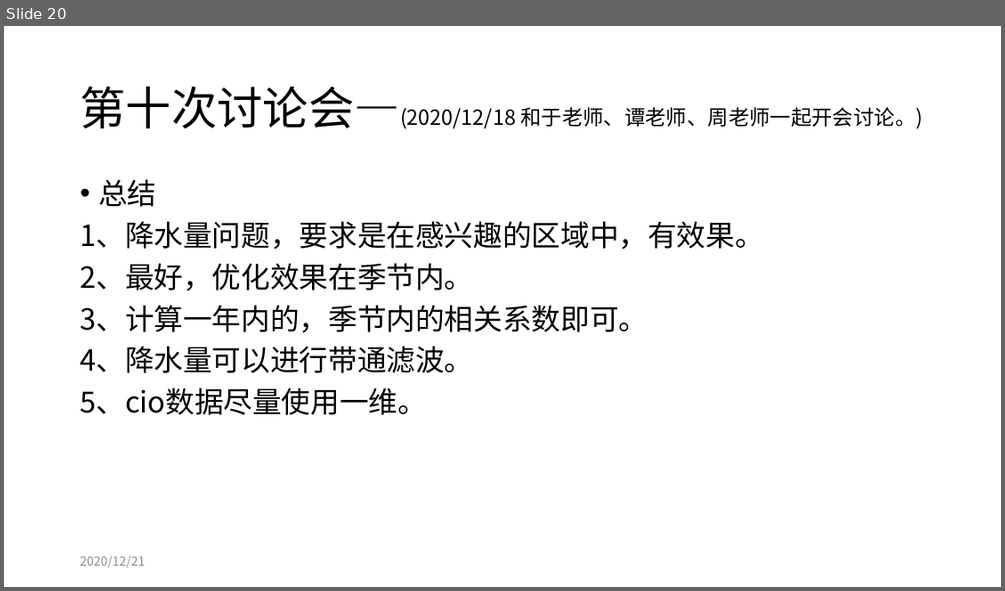
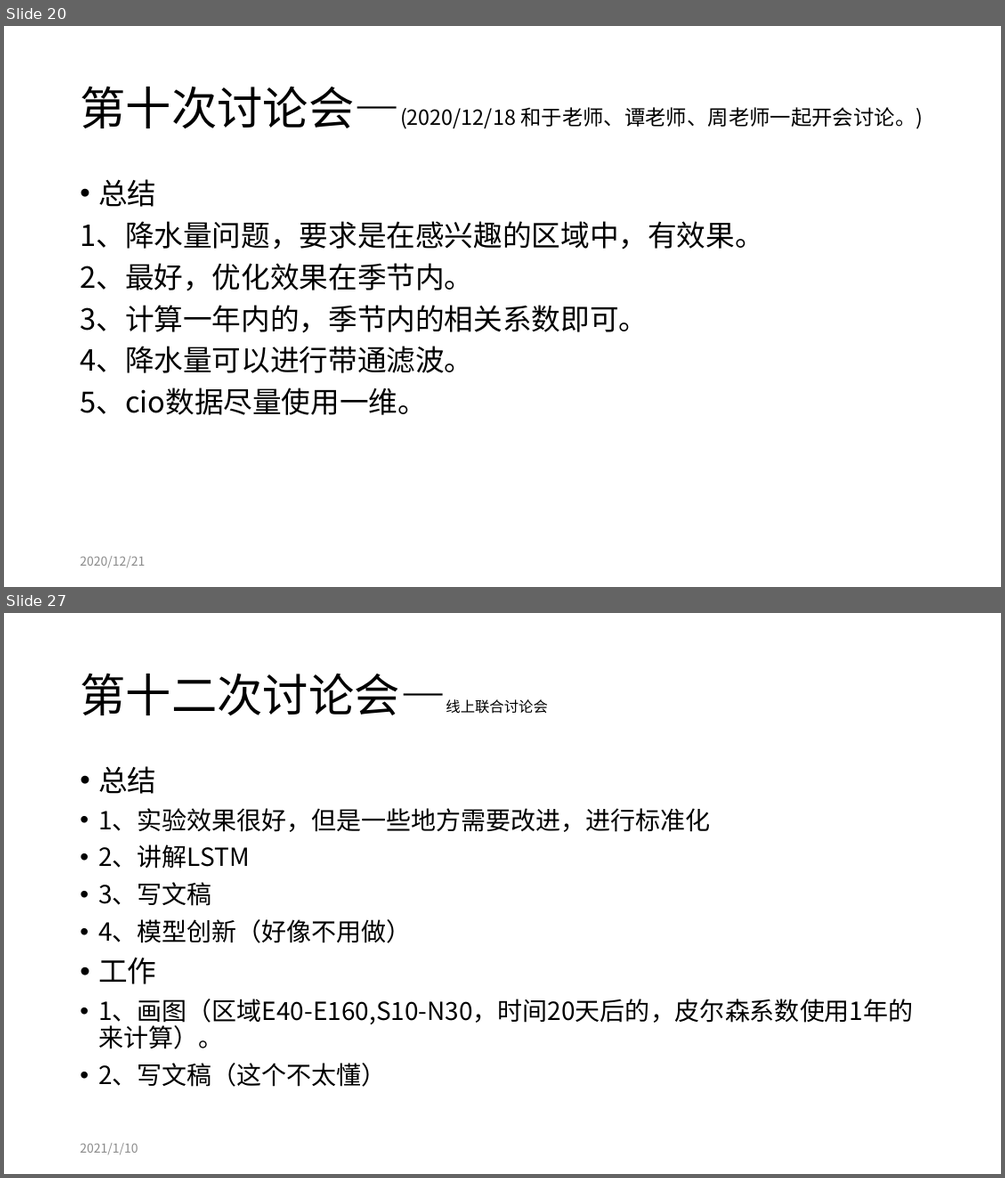
Before and after one commit to tureful/tureful.github.io, a slide deck: documents/workshop_summary.pptx. Shown one above the other, each under a label of ours: slide 20 before the commit, slides 20 and 27 after it; the slides between them are not shown. The pictures are 1005x591 and 1005x1178 pixels, drawn with LibreOffice and Linux fonts; fonts in the diff are those of the drawing. Boxes give left, top, right and bottom in pixels: in the first picture for what was removed or moved away, otherwise in the second. Text is boxed around its words. In the diff, an @@ line names an element or a change of style, - is before the commit and + after.

```diff
--- a/documents/workshop_summary.pptx
+++ b/documents/workshop_summary.pptx
@@ slide 27 added at bbox=[4, 613, 1001, 1174], background #FFFFFF @@
@@ title added at bbox=[80, 673, 547, 715], 44 pt, text #000000 @@
+第十二次讨论会—线上联合讨论会
@@ text added at bbox=[98, 766, 913, 1086], 24 pt, text #000000 @@
+• 总结
+• 1、实验效果很好，但是一些地方需要改进，进行标准化
+• 2、讲解LSTM
+• 3、写文稿
+• 4、模型创新（好像不用做）
+• 工作
+• 1、画图（区域E40-E160,S10-N30，时间20天后的，皮尔森系数使用1年的来计算）。
+• 2、写文稿（这个不太懂）
@@ text added at bbox=[80, 1143, 138, 1154], 12 pt, text #8C8C8C @@
+2021/1/10
```
Also in this commit, not shown: 4 slides changed, 4 other slides added, 3 other files.
